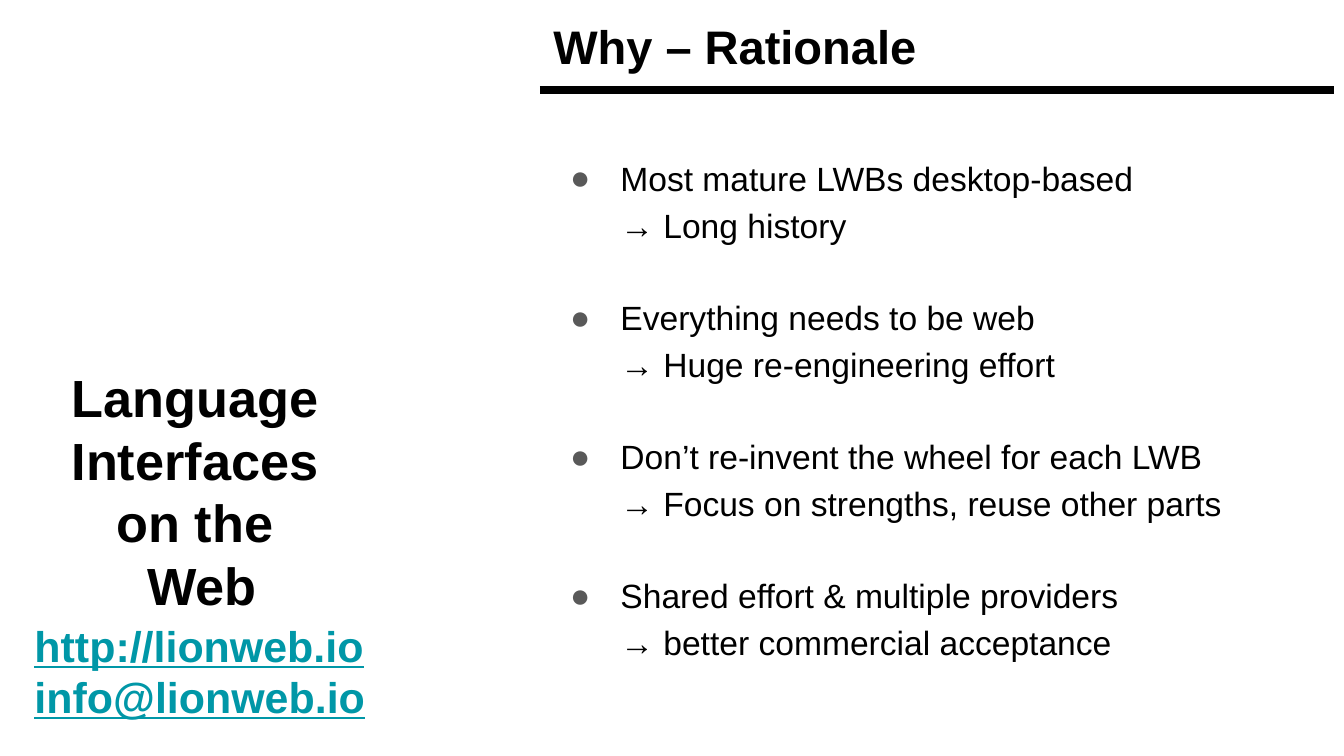
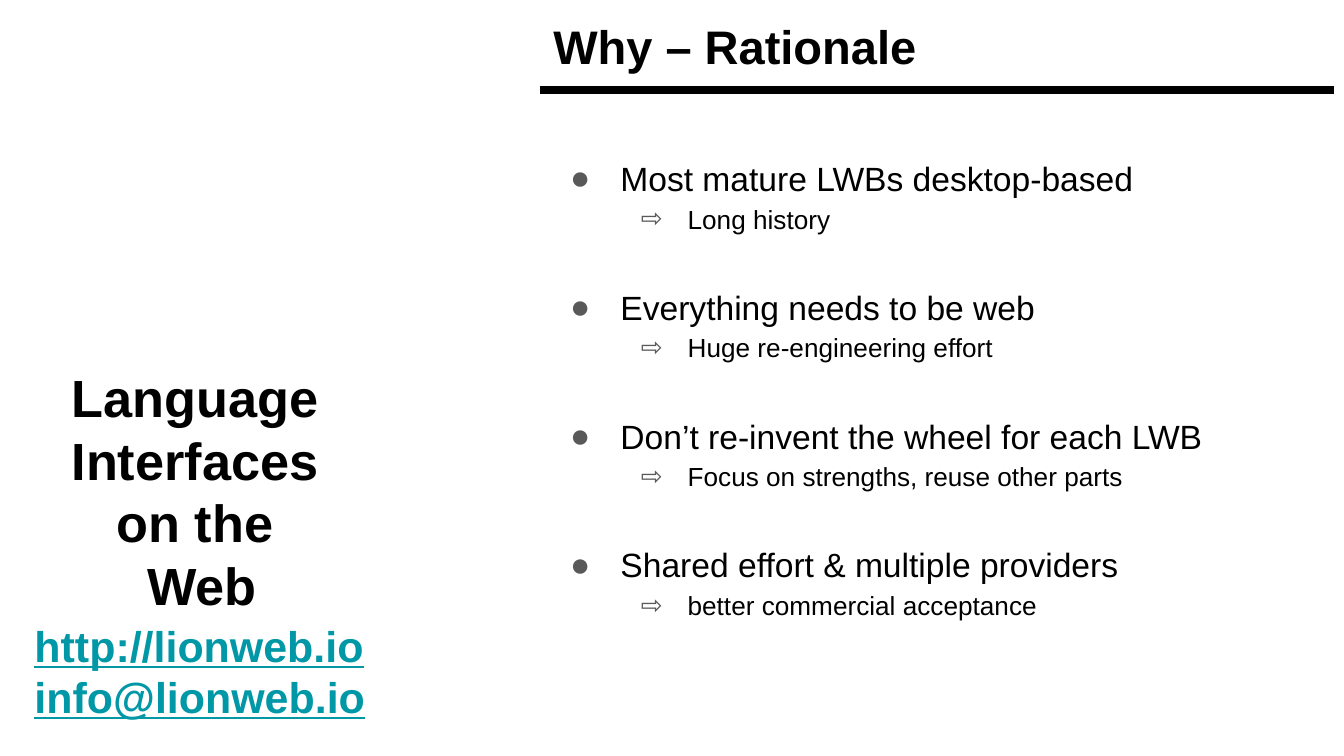
Before and after one commit to LionWeb-io/specification, a slide deck: slide 4 of resources/LangDev Talk.pptx. Drawn at 1344x756 pixels with LibreOffice and Linux fonts; fonts in the diff are those of the drawing; background and template pictures are left out. Boxes give left, top, right and bottom in pixels: in the first picture for what was removed or moved away, otherwise in the second. Text is boxed around its words. In the diff, an @@ line names an element or a change of style, - is before the commit and + after.

```diff
--- a/resources/LangDev Talk.pptx
+++ b/resources/LangDev Talk.pptx
@@ text at (620,166,1202,621): text changed @@
-● Most mature LWBs desktop-based
-  → Long history
-● Everything needs to be web
-  → Huge re-engineering effort
-● Don’t re-invent the wheel for each LWB
-  → Focus on strengths, reuse other parts
-● Shared effort & multiple providers
-  → better commercial acceptance
+● Most mature LWBs desktop-based
+  ⇨ Long history
+● Everything needs to be web
+  ⇨ Huge re-engineering effort
+● Don’t re-invent the wheel for each LWB
+  ⇨ Focus on strengths, reuse other parts
+● Shared effort & multiple providers
+  ⇨ better commercial acceptance
```
Also in this commit, not shown: 2 other slides changed.
